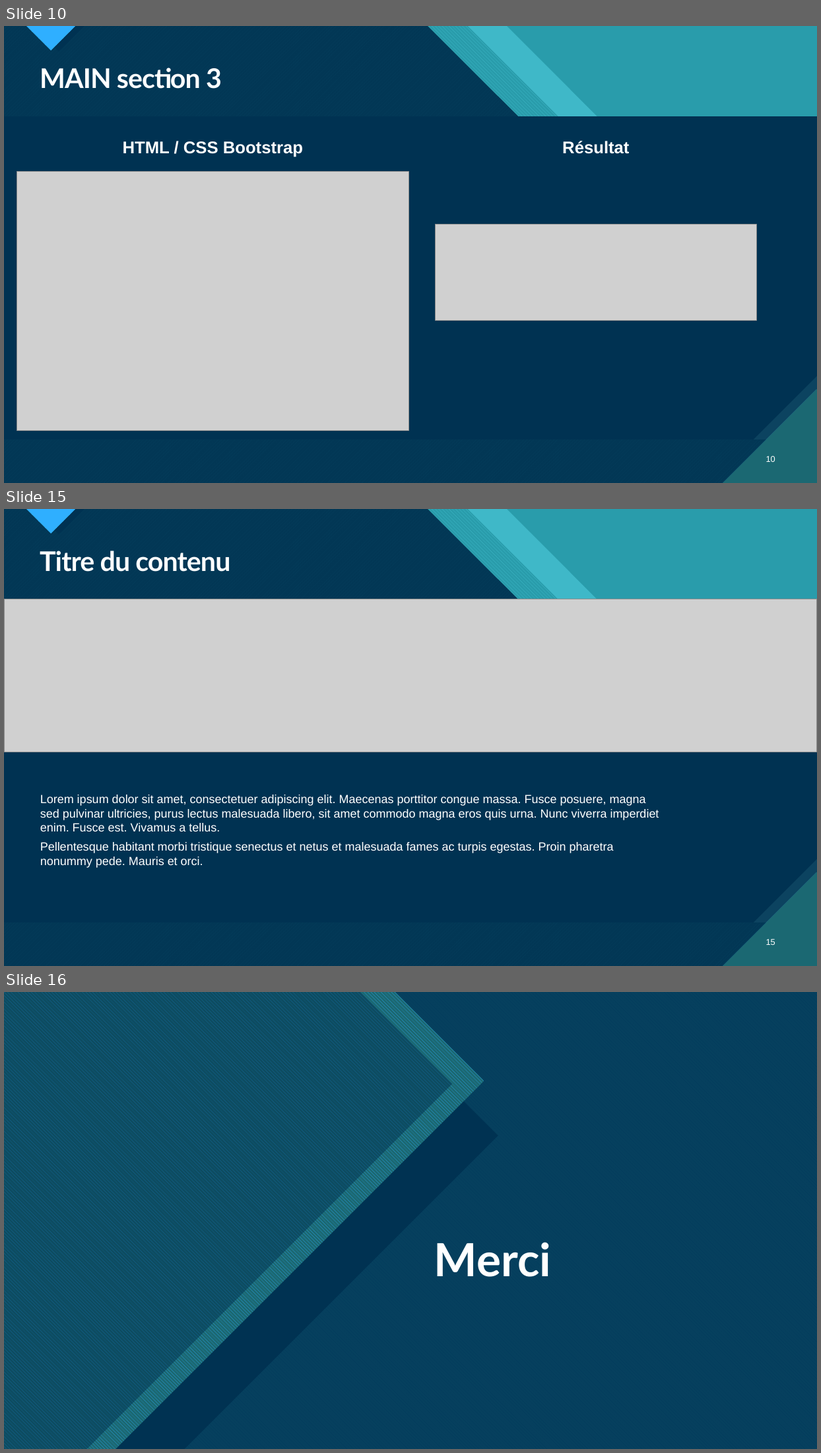
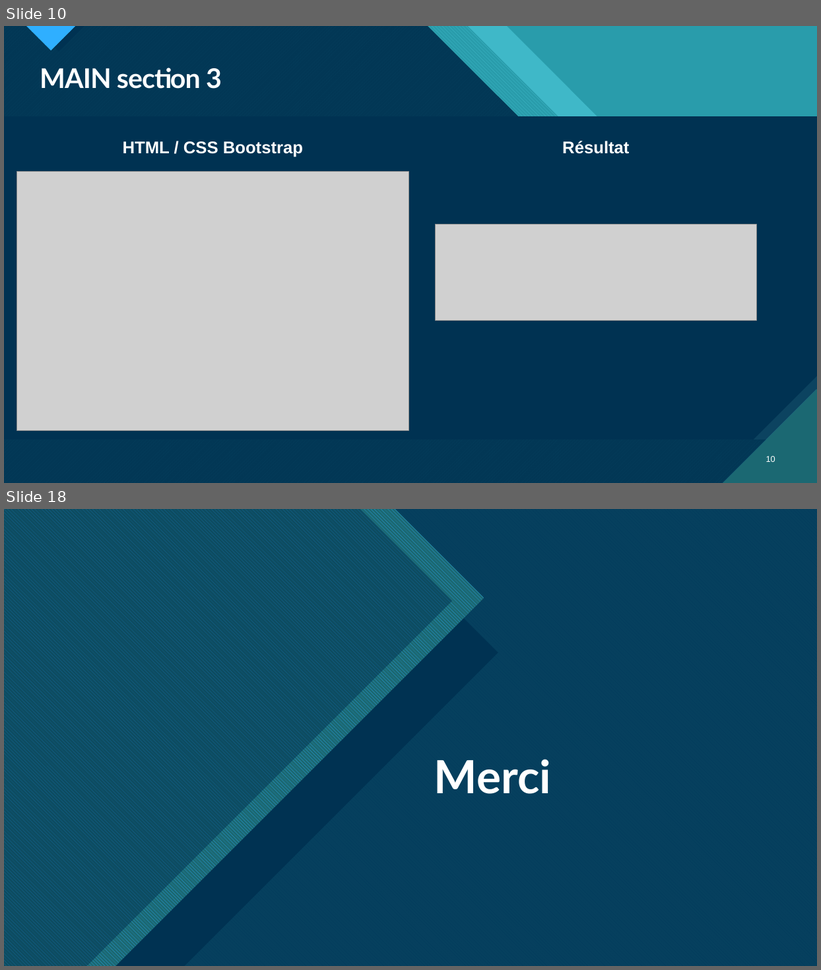
Before and after one commit to porteb/P2OC, a slide deck: Projet 2 OpenClassroms.pptm. Shown one above the other, each under a label of ours: slides 10, 15 and 16 before the commit, slides 10 and 18 after it; the slides between them are not shown. The pictures are 821x1453 and 821x970 pixels, drawn with LibreOffice and Linux fonts; fonts in the diff are those of the drawing; grey boxes stand for pictures. Boxes give left, top, right and bottom in pixels: in the first picture for what was removed or moved away, otherwise in the second. Text is boxed around its words. In the diff, an @@ line names an element or a change of style, - is before the commit and + after.

```diff
--- a/Projet 2 OpenClassroms.pptm
+++ b/Projet 2 OpenClassroms.pptm
@@ slide 15 removed at [4,509,817,966], background #47C3D3; not listed: 18 template elements that a slide beside it also shows @@
@@ title removed at [40,551,230,572] @@
-Titre du contenu
@@ picture removed at [4,599,817,752] @@
@@ text removed at [40,795,659,868] @@
-Lorem ipsum dolor sit amet, consectetuer adipiscing elit. Maecenas porttitor congue massa. Fusce posuere, magna sed pulvinar ultricies, purus lectus malesuada libero, sit amet commodo magna eros quis urna. Nunc viverra imperdiet enim. Fusce est. Vivamus a tellus.
-Pellentesque habitant morbi tristique senectus et netus et malesuada fames ac turpis egestas. Proin pharetra nonummy pede. Mauris et orci.
@@ page number removed at [766,939,776,945] @@
-15
@@ what was slide 16 is now slide 18 @@
```
Also in this commit, not shown: 3 slides changed, 5 slides added, 2 other slides removed, 1 other file.
